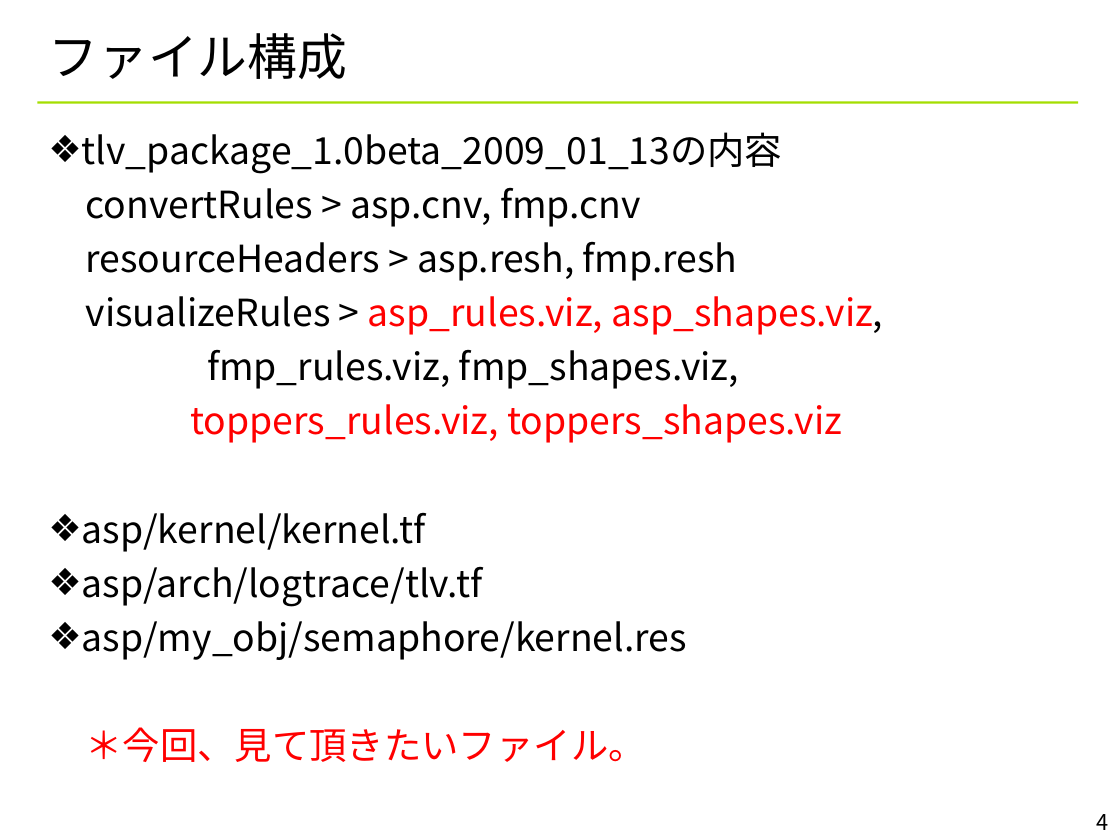
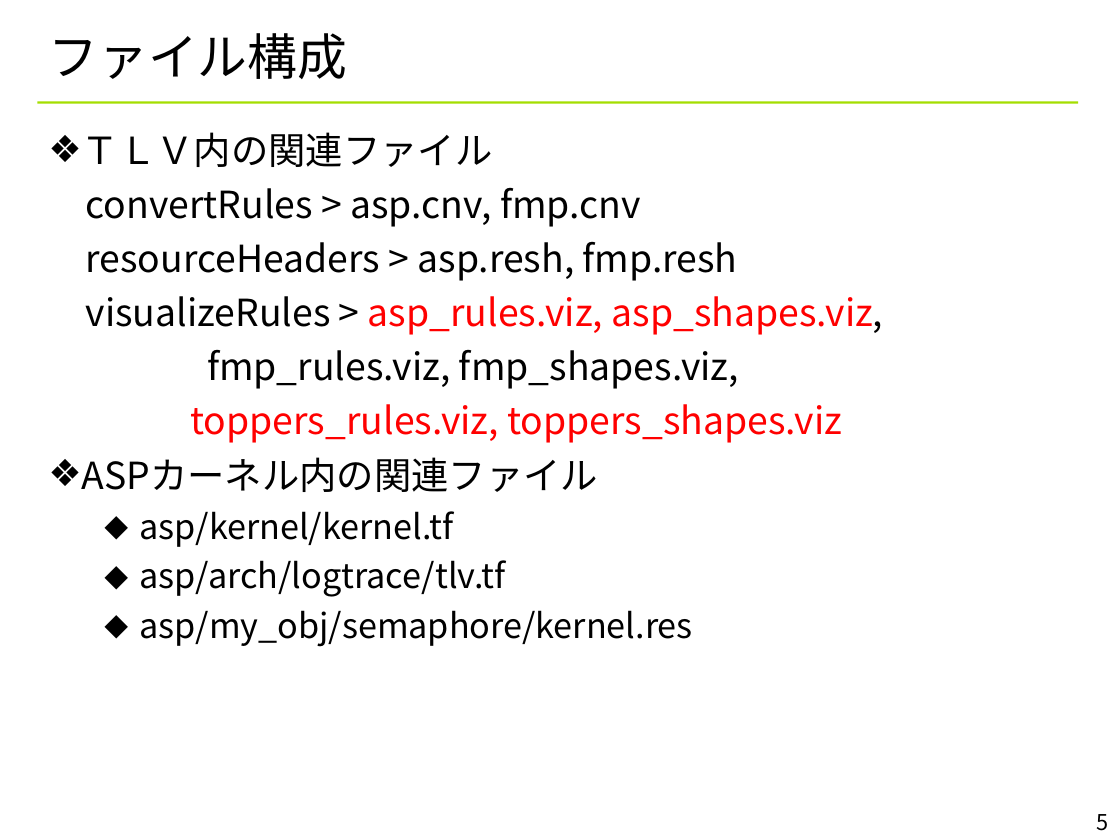
Before and after one commit to YixiaoLi/tlv4mc, a slide deck: slide 5 of doc/TLV_visualize_rules.ppt (slide 4 before the commit). Drawn at 1120x840 pixels with LibreOffice and Linux fonts; fonts in the diff are those of the drawing; background and template pictures are left out. Boxes give left, top, right and bottom in pixels: in the first picture for what was removed or moved away, otherwise in the second. Text is boxed around its words. In the diff, an @@ line names an element or a change of style, - is before the commit and + after.

```diff
--- a/doc/TLV_visualize_rules.ppt
+++ b/doc/TLV_visualize_rules.ppt
@@ text at box(82, 132, 493, 167): text changed @@
-❖ tlv_package_1.0beta_2009_01_13の内容
+❖ ＴＬＶ内の関連ファイル
@@ text at box(82, 457, 599, 492): paragraph added @@
+❖ ASPカーネル内の関連ファイル
@@ text at box(139, 511, 693, 647): size 24 to 22 pt in "asp/kernel/kernel.tf", "asp/arch/logtrace/tlv.tf", "asp/my_obj/semaphore/kernel.res"; bullet ❖ to ⬥; list level 1 to 2 in "asp/kernel/kernel.tf"; list level 1 to 2 in "asp/arch/logtrace/tlv.tf"; list level 1 to 2 in "asp/my_obj/semaphore/kernel.res" @@
@@ text at box(86, 727, 646, 762): paragraph removed @@
-＊今回、見て頂きたいファイル。
@@ page number at box(1096, 814, 1108, 831): text changed @@
-4
+5
```
Also in this commit, not shown: 2 other slides changed, 1 slide added, 2 other files.
